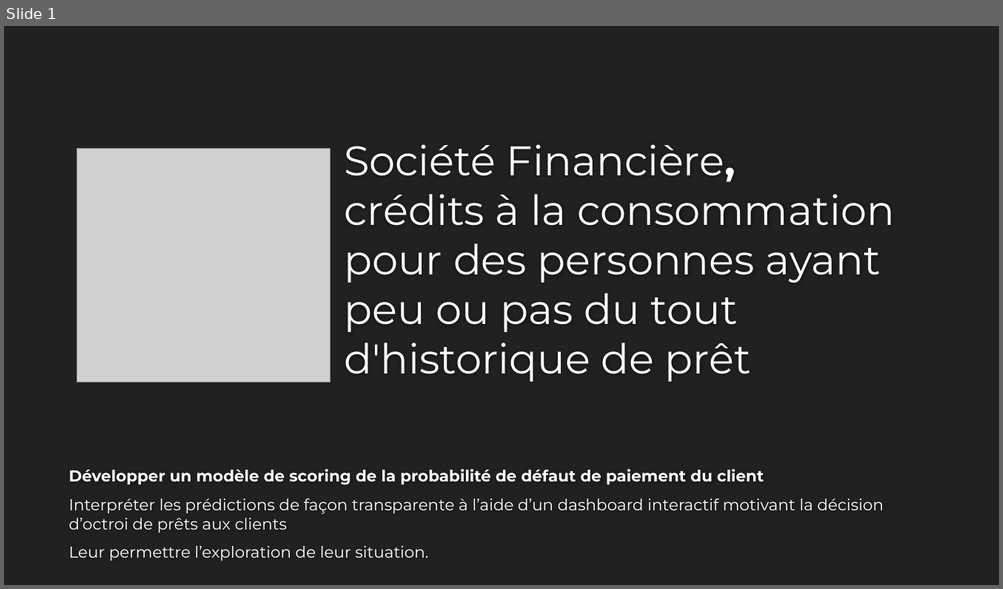
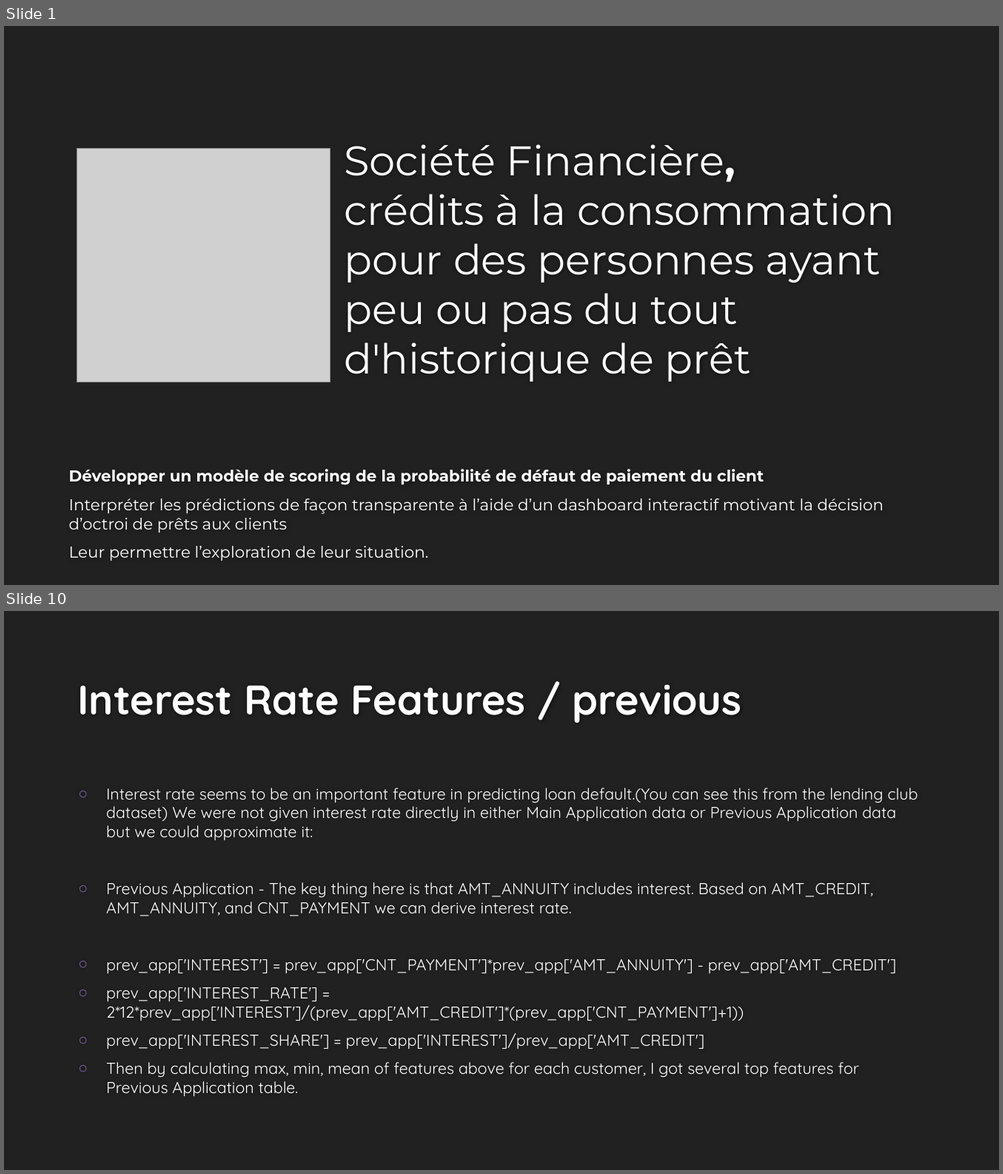
Before and after one commit to EtienneLardeur/P7_Scoring, a slide deck: P7_Support.pptx. Shown one above the other, each under a label of ours: slide 1 before the commit, slides 1 and 10 after it; the slides between them are not shown. The pictures are 1003x589 and 1003x1174 pixels, drawn with LibreOffice and Linux fonts; fonts in the diff are those of the drawing; grey boxes stand for pictures; background and template pictures are left out. Boxes give left, top, right and bottom in pixels: in the first picture for what was removed or moved away, otherwise in the second. Text is boxed around its words. In the diff, an @@ line names an element or a change of style, - is before the commit and + after.

```diff
--- a/P7_Support.pptx
+++ b/P7_Support.pptx
@@ slide 10 added at [4, 611, 999, 1170], background #212121 @@
@@ title added at [77, 684, 742, 723], 40 pt, text #FEFEFE, bold @@
+Interest Rate Features / previous
@@ text added at [106, 788, 918, 1096], 15.3 pt, text #FFFFFF @@
+○ Interest rate seems to be an important feature in predicting loan default.(You can see this from the lending club dataset) We were not given interest rate directly in either Main Application data or Previous Application data but we could approximate it:
+○ Previous Application - The key thing here is that AMT_ANNUITY includes interest. Based on AMT_CREDIT, AMT_ANNUITY, and CNT_PAYMENT we can derive interest rate.
+○ prev_app['INTEREST'] = prev_app['CNT_PAYMENT']*prev_app['AMT_ANNUITY'] - prev_app['AMT_CREDIT']
+○ prev_app['INTEREST_RATE'] = 2*12*prev_app['INTEREST']/(prev_app['AMT_CREDIT']*(prev_app['CNT_PAYMENT']+1))
+○ prev_app['INTEREST_SHARE'] = prev_app['INTEREST']/prev_app['AMT_CREDIT']
+○ Then by calculating max, min, mean of features above for each customer, I got several top features for Previous Application table.
```
Also in this commit, not shown: 11 other slides added, 1 slide removed.
